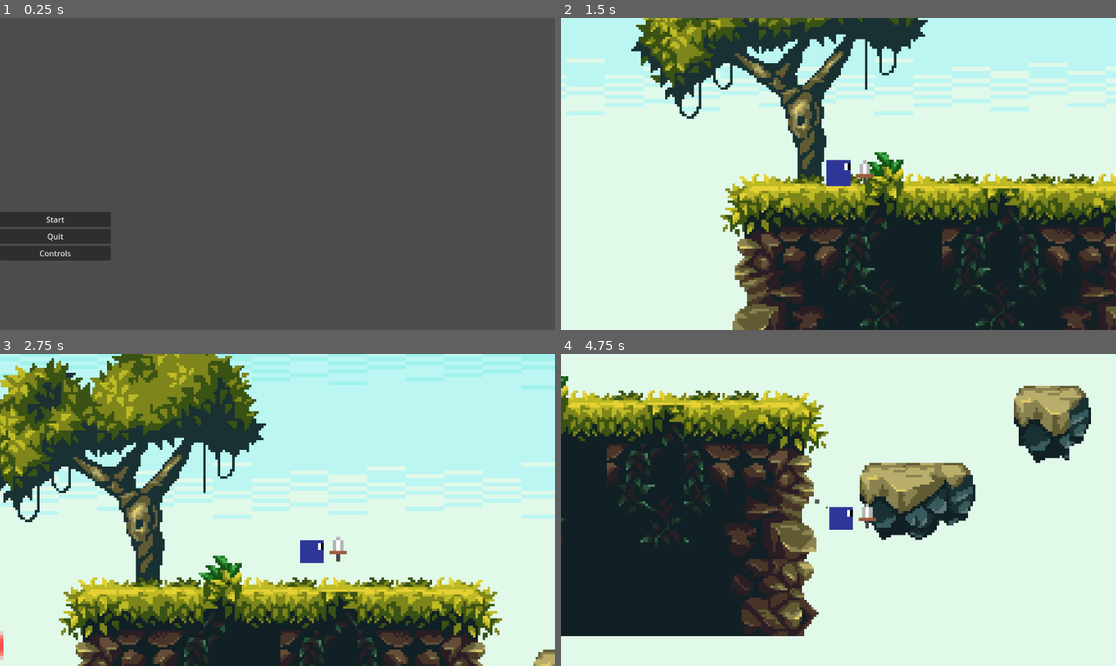
Above: before the commit, frames 1-4 (two rows, left to right).
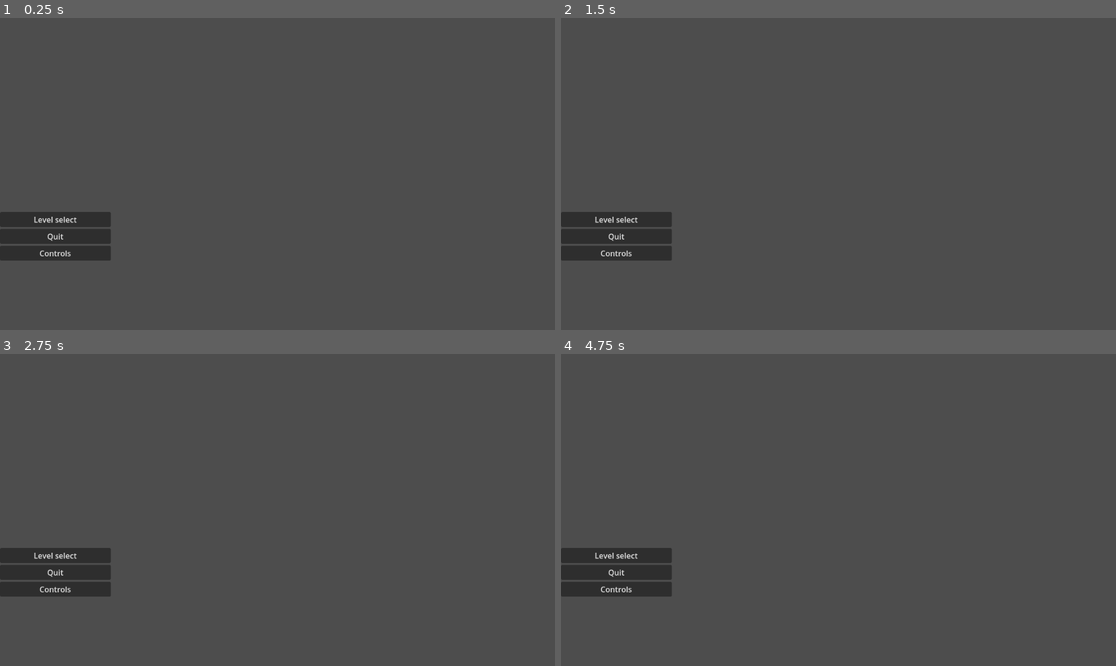
Above: after the commit, the same moments.

Repository: Taphite/Lolli-needus
Game: Godot game, scene res://Stseenid/menu.tscn
Same seed, same stepped clock (60 frames per second), same inputs: the game is played once before the commit and once after it.
Inputs (mouse positions are in pixels of both pictures, inside the frame that each line leads up to):
- Up to frame 1 (0.25 s): no input
- Up to frame 2 (1.5 s): click "Start" (after the commit: "Level select") at 0.5 s; click (577, 24) at 1.25 s, where only the run after the commit has a clickable "<-- Back"
- Up to frame 3 (2.75 s): tap Enter (ui_accept) at 2, 2.27 s; hold Right (ui_right) from 2.03 s (still down); tap E (attack) at 2.1 s
- Up to frame 4 (4.75 s): tap Q (dash) at 2.85, 4.35 s; tap Enter (ui_accept) at 3.02, 4.52 s; release Right (ui_right) at 3.53 s; hold Left (ui_left) 3.53-4.28 s; tap E (attack) at 3.6 s; hold Right (ui_right) from 4.28 s (still down)

The runs differ from the first frame. In frame 1, less than 0.1% of the frame differs, in the area x 6-14%, y 63-66%; in frame 2, 99%; in frame 3, 99%, in the area x 0-100%, y 0-100%; in frame 4, 99%.

Commit message:
Added level select menu  (testing version 1)

Diff:
--- /dev/null
+++ b/lolli-needus/Skriptid/levels.gd
@@ -0,0 +1,15 @@
+extends Control
+
+
+# Called when the node enters the scene tree for the first time.
+func _ready():
+	pass
+
+
+
+func _on_back_pressed():
+	get_tree().change_scene_to_file("res://Stseenid/menu.tscn")
+
+
+func _on_tutorial_pressed():
+	get_tree().change_scene_to_file("res://Stseenid/tutorial.tscn")
--- a/lolli-needus/Skriptid/menu.gd
+++ b/lolli-needus/Skriptid/menu.gd
@@ -6,7 +6,7 @@
 	pass # Replace with function body.
 
 func _on_start_button_pressed():
-	get_tree().change_scene_to_file("res://Stseenid/Maailm.tscn")
+	get_tree().change_scene_to_file("res://Stseenid/levels.tscn")
 
 
 func _on_quit_button_pressed():
--- /dev/null
+++ b/lolli-needus/Stseenid/levels.tscn
@@ -0,0 +1,39 @@
+[gd_scene load_steps=2 format=3 uid="uid://ce1s35gk4lwbd"]
+
+[ext_resource type="Script" path="res://Skriptid/levels.gd" id="1_kc7fl"]
+
+[node name="Levels" type="Control"]
+layout_mode = 3
+anchors_preset = 15
+anchor_right = 1.0
+anchor_bottom = 1.0
+grow_horizontal = 2
+grow_vertical = 2
+script = ExtResource("1_kc7fl")
+
+[node name="Back" type="Button" parent="."]
+layout_mode = 0
+offset_right = 69.0
+offset_bottom = 31.0
+text = "<-- Back
+"
+
+[node name="VBoxContainer" type="VBoxContainer" parent="."]
+layout_mode = 0
+offset_left = 368.0
+offset_top = 229.0
+offset_right = 714.0
+offset_bottom = 649.0
+
+[node name="Tutorial" type="Button" parent="VBoxContainer"]
+layout_mode = 2
+text = "Tutorial
+"
+
+[node name="Level1" type="Button" parent="VBoxContainer"]
+layout_mode = 2
+text = "Level 1
+"
+
+[connection signal="pressed" from="Back" to="." method="_on_back_pressed"]
+[connection signal="pressed" from="VBoxContainer/Tutorial" to="." method="_on_tutorial_pressed"]
--- a/lolli-needus/Stseenid/menu.tscn
+++ b/lolli-needus/Stseenid/menu.tscn
@@ -19,7 +19,8 @@
 
 [node name="StartButton" type="Button" parent="VBoxContainer"]
 layout_mode = 2
-text = "Start"
+text = "Level select
+"
 
 [node name="QuitButton" type="Button" parent="VBoxContainer"]
 layout_mode = 2
--- a/lolli-needus/Stseenid/Maailm.tscn
+++ b/lolli-needus/Stseenid/tutorial.tscn
@@ -1,13 +1,13 @@
 [gd_scene load_steps=9 format=3 uid="uid://c70n54grrrbuv"]
 
-[ext_resource type="PackedScene" uid="uid://bakksvetv1h68" path="res://Stseenid/Ants.tscn" id="1_ivo64"]
-[ext_resource type="PackedScene" uid="uid://cf2vdw6xxei7v" path="res://Stseenid/killzone.tscn" id="3_nevsr"]
-[ext_resource type="Texture2D" uid="uid://c4jnp0rx2jl7b" path="res://Pildid/tileset.png" id="3_w7slk"]
-[ext_resource type="Texture2D" uid="uid://cr88pemjehqd1" path="res://Pildid/sky.png" id="4_3epjh"]
-[ext_resource type="PackedScene" uid="uid://dcgipbgtok6cp" path="res://Stseenid/vastaneig.tscn" id="5_aelhd"]
+[ext_resource type="PackedScene" uid="uid://bakksvetv1h68" path="res://Stseenid/Ants.tscn" id="1_ge0w2"]
+[ext_resource type="Texture2D" uid="uid://c4jnp0rx2jl7b" path="res://Pildid/tileset.png" id="2_7ckj4"]
+[ext_resource type="PackedScene" uid="uid://cf2vdw6xxei7v" path="res://Stseenid/killzone.tscn" id="3_ljic0"]
+[ext_resource type="Texture2D" uid="uid://cr88pemjehqd1" path="res://Pildid/sky.png" id="4_fihdd"]
+[ext_resource type="PackedScene" uid="uid://dcgipbgtok6cp" path="res://Stseenid/vastaneig.tscn" id="5_nqkvb"]
 
 [sub_resource type="TileSetAtlasSource" id="TileSetAtlasSource_rnfud"]
-texture = ExtResource("3_w7slk")
+texture = ExtResource("2_7ckj4")
 0:0/0 = 0
 0:1/0 = 0
 2:1/0 = 0
@@ -635,9 +635,9 @@
 shape = SubResource("WorldBoundaryShape2D_a7lka")
 
 [node name="Sky" type="Sprite2D" parent="."]
-position = Vector2(132, -125.5)
+position = Vector2(168, -99)
 scale = Vector2(16, 1.68092)
-texture = ExtResource("4_3epjh")
-
-[node name="VASTANE" parent="." instance=ExtResource("5_aelhd")]
+texture = ExtResource("4_fihdd")
+
+[node name="VASTANE" parent="." instance=ExtResource("5_nqkvb")]
 position = Vector2(480, -86)
Not shown: 1 places in lolli-needus/Stseenid/Ants.tscn that only renumber resources
Not shown: 2 places in lolli-needus/Stseenid/tutorial.tscn that only renumber resources
Not shown, added: lolli-needus/export_presets.cfg
